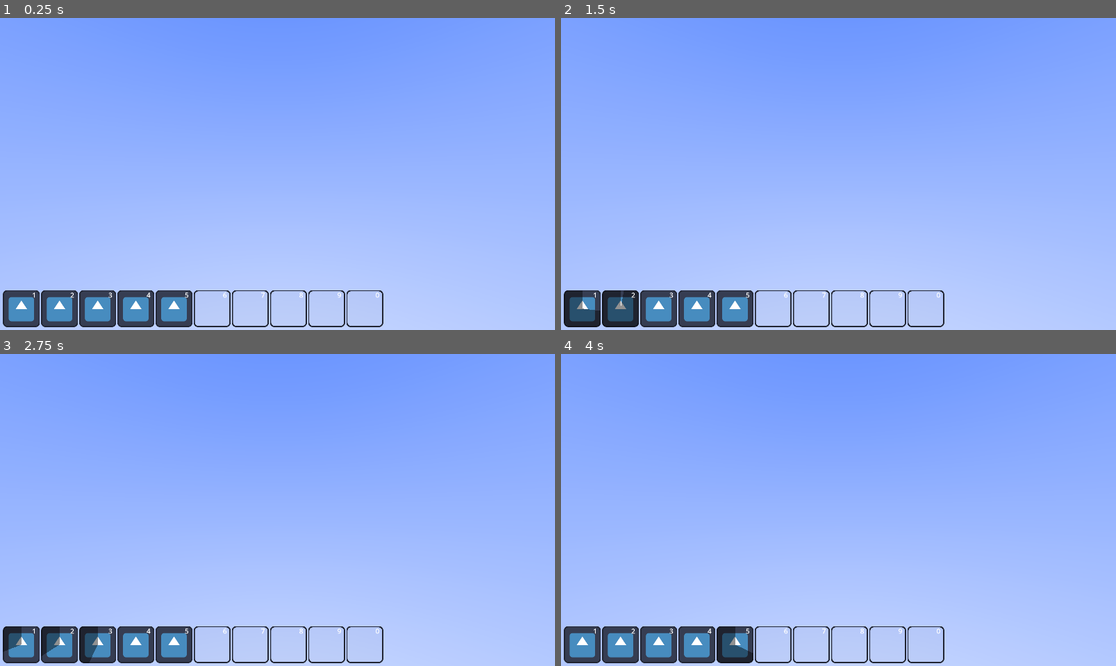
Above: before the commit, frames 1-4 (two rows, left to right).
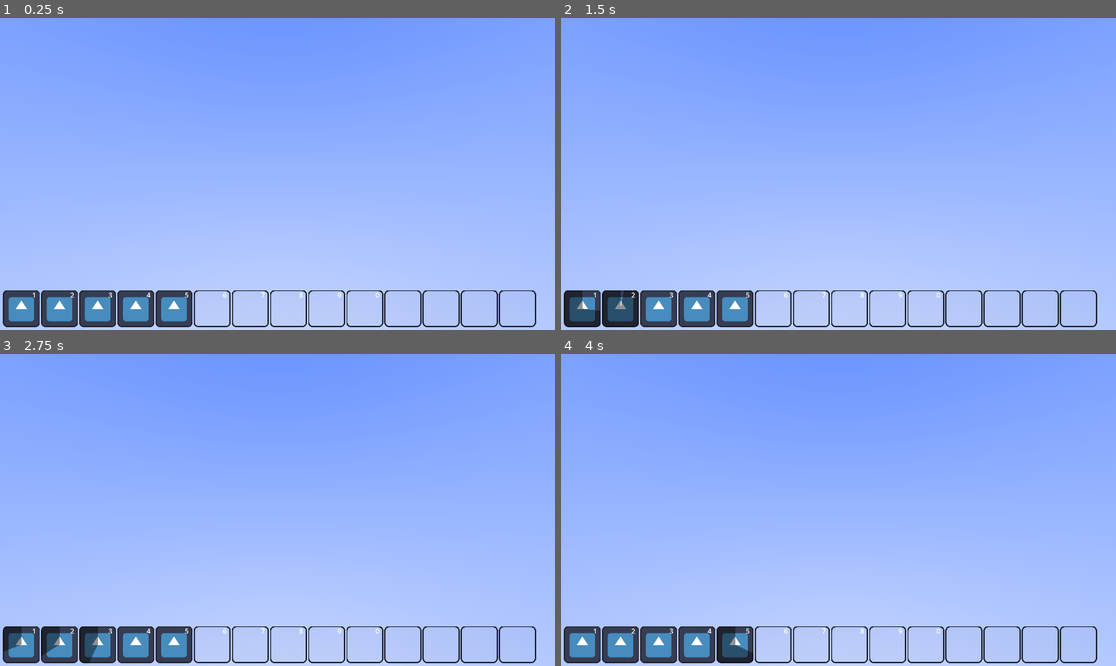
Above: after the commit, the same moments.

Repository: telmotrooper/mephistos-wrath
Game: Godot game, scene res://main.tscn
The game is run twice, just before and just after one commit, with the same random seed, the same clock (stepped at 60 frames per second) and the same inputs. The engine's default icon, where the game draws it, is replaced by a stand-in: a white triangle on a blue panel in a dark square.
Inputs (mouse positions are in pixels of both pictures, inside the frame that each line leads up to):
- Up to frame 1 (0.25 s): no input
- Up to frame 2 (1.5 s): tap Enter at 0.5 s; move the mouse to (583, 308) at 0.52 s; click (583, 308) at 0.67 s; move the mouse to (622, 308) at 1.27 s; click (622, 308) at 1.42 s
- Up to frame 3 (2.75 s): move the mouse to (99, 644) at 2.02 s; click (99, 644) at 2.17 s
- Up to frame 4 (4 s): move the mouse to (694, 644) at 2.77 s; click (694, 644) at 2.92 s; move the mouse to (733, 644) at 3.52 s; click (733, 644) at 3.67 s

The runs differ from the first frame. In frame 1, 0.4% of the frame differs, in the area x 69-97%, y 87-100%; in frame 2, 0.4%; in frame 3, 0.4%; in frame 4, 0.4%.

Commit message:
Fixed bug in buttons without hotkey

Diff:
--- a/ability_button.gd
+++ b/ability_button.gd
@@ -13,8 +13,10 @@
 	texture_progress = image
 
 func _physics_process(_delta):
+	var pressed = Input.is_action_just_pressed("hotkey_" + key) if key else false
+
 	if image:
-		if not spinning and (Input.is_action_just_pressed("hotkey_" + key) or clicked):
+		if not spinning and (pressed or clicked):
 			spinning = true
 			print("pressed ", self.name)
 
--- a/ui.tscn
+++ b/ui.tscn
@@ -30,7 +30,6 @@
 layout_mode = 2
 size_flags_horizontal = 0
 size_flags_vertical = 8
-alignment = 2
 
 [node name="AbilityButton1" parent="MarginContainer/HBoxContainer" instance=ExtResource("1_agnx2")]
 layout_mode = 2
@@ -83,3 +82,19 @@
 layout_mode = 2
 key = &"0"
 image = ExtResource("3_c8t1w")
+
+[node name="AbilityButton10" parent="MarginContainer/HBoxContainer" instance=ExtResource("1_agnx2")]
+layout_mode = 2
+image = ExtResource("3_c8t1w")
+
+[node name="AbilityButton11" parent="MarginContainer/HBoxContainer" instance=ExtResource("1_agnx2")]
+layout_mode = 2
+image = ExtResource("3_c8t1w")
+
+[node name="AbilityButton12" parent="MarginContainer/HBoxContainer" instance=ExtResource("1_agnx2")]
+layout_mode = 2
+image = ExtResource("3_c8t1w")
+
+[node name="AbilityButton13" parent="MarginContainer/HBoxContainer" instance=ExtResource("1_agnx2")]
+layout_mode = 2
+image = ExtResource("3_c8t1w")
